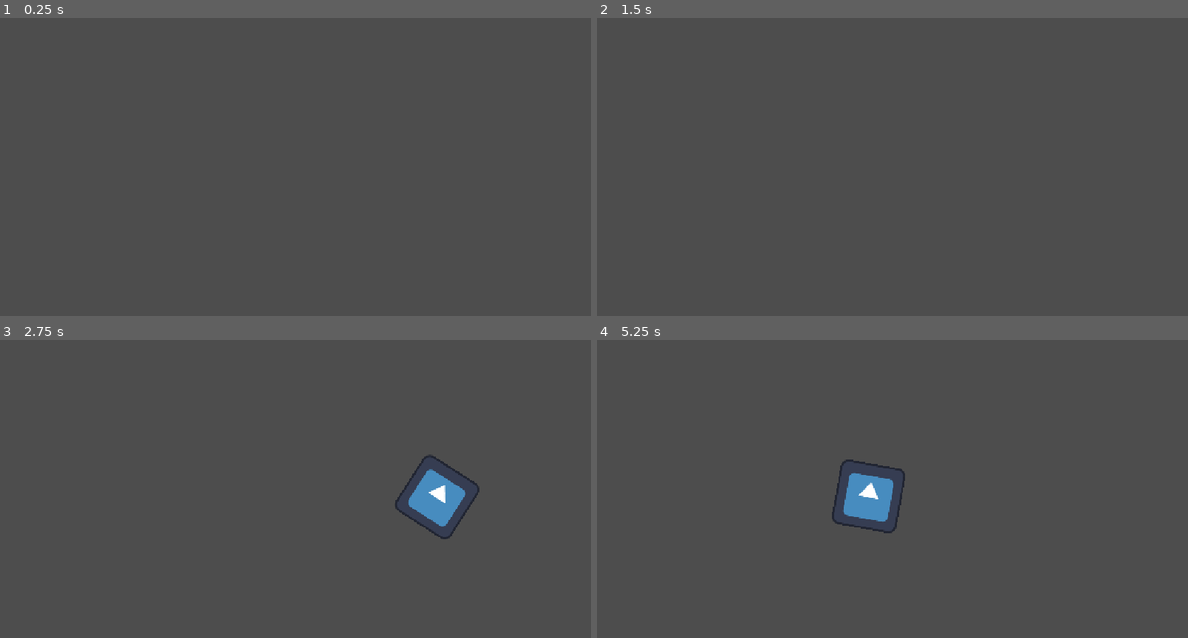
Above: before the commit, frames 1-4 (two rows, left to right).
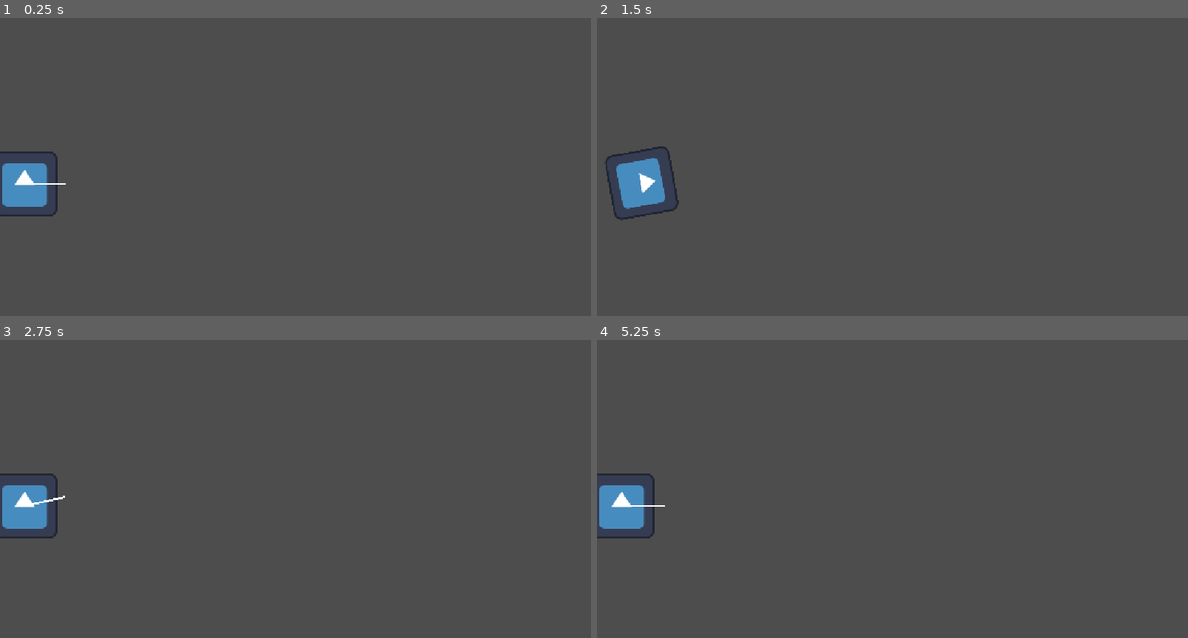
Above: after the commit, the same moments.

Repository: SrivAnsh/ricochet-game
Game: Godot game, scene res://spinny.tscn
The game is run twice, just before and just after one commit, with the same random seed, the same clock (stepped at 60 frames per second) and the same inputs. Before the commit the project starts from res://main.tscn. The engine's default icon, where the game draws it, is replaced by a stand-in: a white triangle on a blue panel in a dark square.
Inputs (mouse positions are in pixels of both pictures, inside the frame that each line leads up to):
- Up to frame 1 (0.25 s): no input
- Up to frame 2 (1.5 s): tap Enter at 0.5 s; move the mouse to (1022, 167) at 0.52 s; click (1022, 167) at 0.67 s; move the mouse to (774, 199) at 1.27 s; click (774, 199) at 1.42 s
- Up to frame 3 (2.75 s): move the mouse to (354, 432) at 2.02 s; click (354, 432) at 2.17 s
- Up to frame 4 (5.25 s): move the mouse to (862, 572) at 2.77 s; click (862, 572) at 2.92 s; move the mouse to (1069, 554) at 3.52 s; click (1069, 554) at 3.67 s; move the mouse to (715, 456) at 4.27 s; click (715, 456) at 4.42 s; tap Space at 5 s; move the mouse to (922, 506) at 5.02 s; click (922, 506) at 5.17 s

The runs differ from the first frame. In frame 1, 1.3% of the frame differs, in the area x 0-12%, y 44-67%; in frame 2, 1.4%; in frame 3, 2.8%; in frame 4, 2.8%, in the area x 0-53%, y 40-67%.

Commit message:
Added the tracking and holding mechanics

Diff:
--- a/godot-ricochet-game/main.tscn
+++ b/godot-ricochet-game/main.tscn
@@ -1,11 +1,37 @@
 [gd_scene format=3 uid="uid://jy0u56ch44qr"]
 
 [ext_resource type="Texture2D" uid="uid://cfv26kr2577e0" path="res://icon.svg" id="1_0xm2m"]
-[ext_resource type="Script" uid="uid://bv76ccjg6s1g1" path="res://sprite_2d.gd" id="2_h2yge"]
+
+[sub_resource type="GDScript" id="GDScript_ig7tw"]
+script/source = "extends Sprite2D
+
+var speed = 600.0
+var is_shooting = false
+var shoot_direction = Vector2.ZERO
+
+func _process(delta):
+	if not is_shooting:
+
+		look_at(get_global_mouse_position())
+
+		if Input.is_mouse_button_pressed(MOUSE_BUTTON_LEFT):
+			is_shooting = true
+
+
+			shoot_direction = Vector2.RIGHT.rotated(rotation)
+
+	else:
+
+		position += shoot_direction * speed * delta
+
+		if position.x > 2000 or position.x < -1000 or position.y > 1500 or position.y < -1000:
+			position = Vector2(500, 300)
+			is_shooting = false
+"
 
 [node name="Node2D" type="Node2D" unique_id=1390316165]
 
 [node name="Sprite2D" type="Sprite2D" parent="." unique_id=7570965]
 position = Vector2(-184, -356)
 texture = ExtResource("1_0xm2m")
-script = ExtResource("2_h2yge")
+script = SubResource("GDScript_ig7tw")
--- a/godot-ricochet-game/project.godot
+++ b/godot-ricochet-game/project.godot
@@ -11,7 +11,7 @@
 [application]
 
 config/name="godot-ricochet-game"
-run/main_scene="uid://jy0u56ch44qr"
+run/main_scene="uid://y5fg0otm0i2t"
 config/features=PackedStringArray("4.7", "Forward Plus")
 config/icon="res://icon.svg"
 
--- /dev/null
+++ b/godot-ricochet-game/spinny.gd
@@ -0,0 +1,66 @@
+extends RigidBody2D
+
+@export var max_power := 1500.0
+@export var charge_rate := 1200.0
+@export var stop_speed := 15.0
+@export var margin := 48.0
+
+var charge := 0.0
+var charging := false
+var launched := false
+var launch_timer := 0.0
+var reset_requested := false
+var start_pos: Vector2
+
+
+func _ready():
+	start_pos = get_centre_left()
+	global_position = start_pos
+	can_sleep = false   # a sleeping body can ignore the launch
+
+func get_centre_left() -> Vector2:
+	var screen_size := get_viewport().get_visible_rect().size
+	var screen_point := Vector2(margin, screen_size.y / 2.0)
+	# Convert screen coords to world coords (handles a Camera2D if you have one)
+	return get_viewport().get_canvas_transform().affine_inverse() * screen_point
+
+func _process(delta):
+	if launched:
+		launch_timer += delta
+		if launch_timer > 0.3 and linear_velocity.length() < stop_speed:
+			reset()
+		return
+
+	var dir := (get_global_mouse_position() - global_position).normalized()
+	$Arrow.global_rotation = dir.angle()
+
+	if Input.is_mouse_button_pressed(MOUSE_BUTTON_LEFT):
+		charging = true
+		charge = min(charge + charge_rate * delta, max_power)
+		$Arrow.scale.x = 1.0 + charge / max_power
+	elif charging:
+		launch(dir * charge)
+
+func launch(impulse: Vector2):
+	print("Launching with power: ", impulse.length())
+	charging = false
+	launched = true
+	launch_timer = 0.0
+	$Arrow.visible = false
+	apply_central_impulse(impulse)
+	angular_velocity = 40.0
+
+func reset():
+	print("Reset")
+	reset_requested = true
+	launched = false
+	charge = 0.0
+	$Arrow.scale.x = 1.0
+	$Arrow.visible = true
+
+func _integrate_forces(state):
+	if reset_requested:
+		state.transform = Transform2D(0, start_pos)
+		state.linear_velocity = Vector2.ZERO
+		state.angular_velocity = 0
+		reset_requested = false
--- /dev/null
+++ b/godot-ricochet-game/spinny.tscn
@@ -0,0 +1,27 @@
+[gd_scene format=3 uid="uid://y5fg0otm0i2t"]
+
+[ext_resource type="Script" uid="uid://bfwf2jttj8wxp" path="res://spinny.gd" id="1_2fvls"]
+[ext_resource type="Texture2D" uid="uid://cfv26kr2577e0" path="res://icon.svg" id="2_5fxh4"]
+
+[sub_resource type="PhysicsMaterial" id="PhysicsMaterial_lpmtk"]
+friction = 0.0
+bounce = 0.8
+
+[sub_resource type="CircleShape2D" id="CircleShape2D_7n4d4"]
+radius = 32.0
+
+[node name="Spinny" type="RigidBody2D" unique_id=1785423912]
+physics_material_override = SubResource("PhysicsMaterial_lpmtk")
+gravity_scale = 0.0
+linear_damp = 1.0
+script = ExtResource("1_2fvls")
+
+[node name="Sprite2D" type="Sprite2D" parent="." unique_id=1501234399]
+texture = ExtResource("2_5fxh4")
+
+[node name="CollisionShape2D" type="CollisionShape2D" parent="." unique_id=16273100]
+shape = SubResource("CircleShape2D_7n4d4")
+
+[node name="Arrow" type="Line2D" parent="." unique_id=927399934]
+points = PackedVector2Array(0, 0, 80, 0)
+width = 4.0
--- a/godot-ricochet-game/sprite_2d.gd
+++ /dev/null
@@ -1,24 +0,0 @@
-extends Sprite2D
-
-var speed = 600.0
-var is_shooting = false
-var shoot_direction = Vector2.ZERO
-
-func _process(delta):
-	if not is_shooting:
-
-		look_at(get_global_mouse_position())
-
-		if Input.is_mouse_button_pressed(MOUSE_BUTTON_LEFT):
-			is_shooting = true
-
-
-			shoot_direction = Vector2.RIGHT.rotated(rotation)
-
-	else:
-
-		position += shoot_direction * speed * delta
-
-		if position.x > 2000 or position.x < -1000 or position.y > 1500 or position.y < -1000:
-			position = Vector2(500, 300)
-			is_shooting = false
Not shown, added: godot-ricochet-game/spinny.gd.uid
Not shown, removed: godot-ricochet-game/sprite_2d.gd.uid
